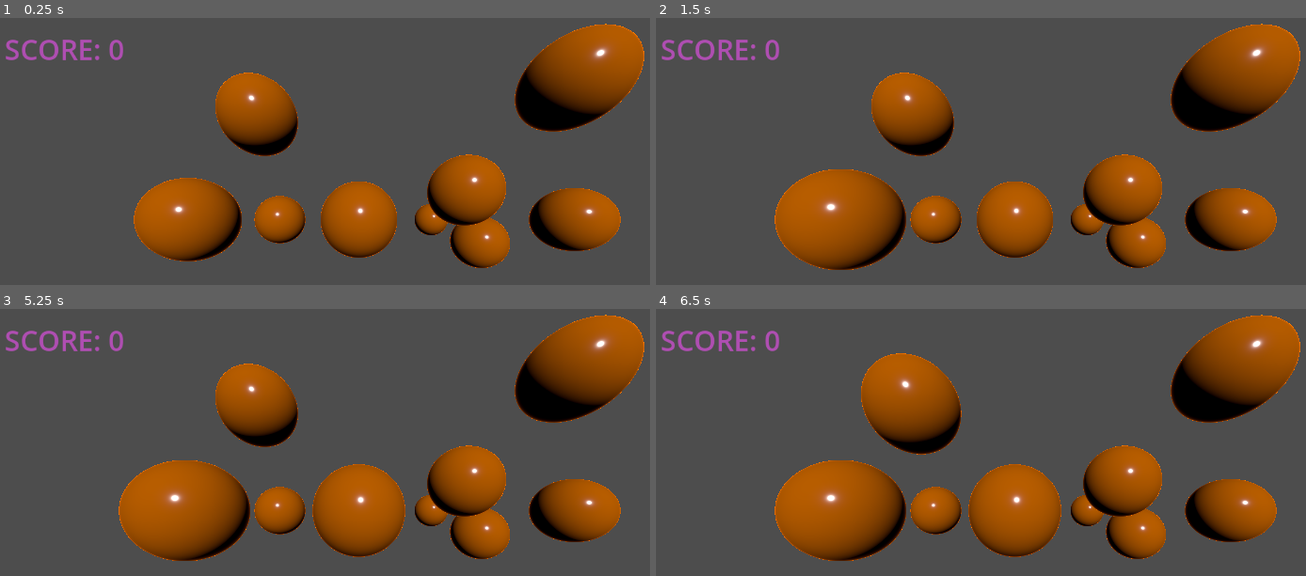
Above: before the commit, frames 1-4 (two rows, left to right).
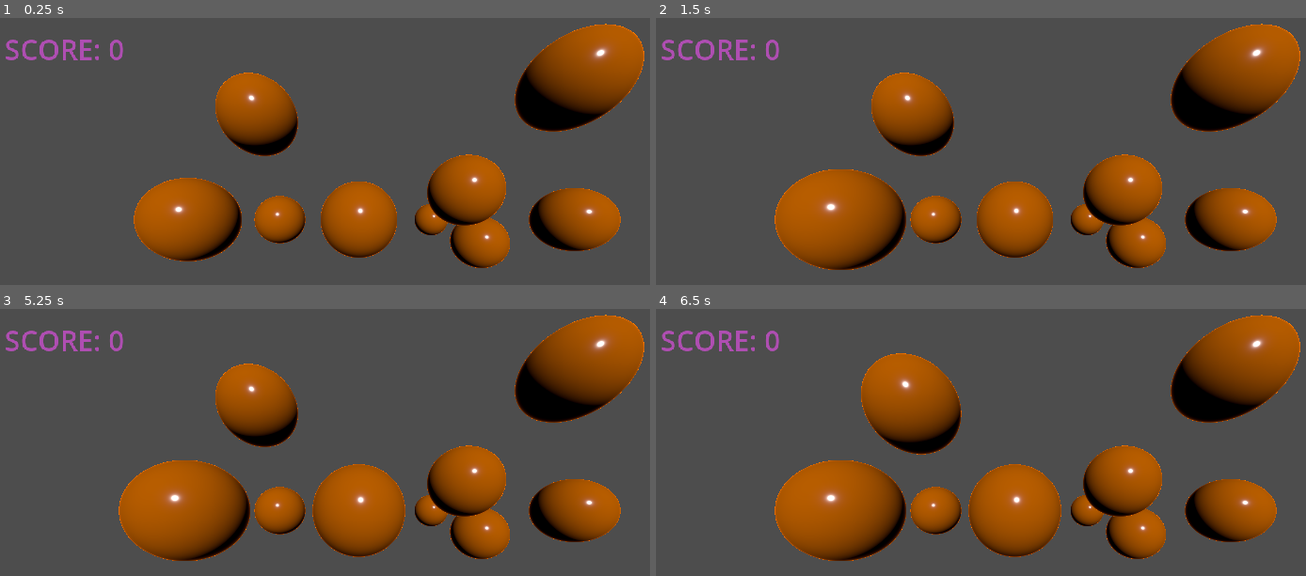
Above: after the commit, the same moments.

Repository: PaulMFleming/classic_games
Game: Godot game, scene res://Balloon Popper/main.tscn
The game is run twice, just before and just after one commit, with the same random seed, the same clock (stepped at 60 frames per second) and the same inputs. The project has no main scene, so this scene is started directly.
Inputs (mouse positions are in pixels of both pictures, inside the frame that each line leads up to):
- Up to frame 1 (0.25 s): no input
- Up to frame 2 (1.5 s): tap Enter at 0.5 s; move the mouse to (1182, 199) at 0.52 s; click (1182, 199) at 0.67 s; tap Space at 1.25 s; move the mouse to (864, 239) at 1.27 s; click (864, 239) at 1.42 s
- Up to frame 3 (5.25 s): tap Enter at 2, 3.5 s; move the mouse to (435, 418) at 2.02 s; click (435, 418) at 2.17 s; tap Space at 2.75, 4.25 s; move the mouse to (outside the picture) at 2.77 s; click (outside the picture) at 2.92 s; move the mouse to (585, 573) at 3.52 s; click (585, 573) at 3.67 s; move the mouse to (136, 447) at 4.27 s; click (136, 447) at 4.42 s; move the mouse to (396, 511) at 5.02 s; click (396, 511) at 5.17 s
- Up to frame 4 (6.5 s): move the mouse to (903, 405) at 5.77 s; click (903, 405) at 5.92 s

The runs differ from the first frame. In frame 1, less than 0.1% of the frame differs, in the area x 1-19%, y 8-16%; in frame 2, less than 0.1%; in frame 3, less than 0.1%; in frame 4, less than 0.1%.

Commit message:
Added Physics scene, sprite and Rigidbody2d node with gravity set to 0

Diff:
--- /dev/null
+++ b/godot/four_mini_projects/Physics/Physics.tscn
@@ -0,0 +1,20 @@
+[gd_scene load_steps=3 format=3 uid="uid://b7hxb4mug3qhf"]
+
+[ext_resource type="Texture2D" uid="uid://bmuyw5oogx1qd" path="res://Physics/PhysicsCharacter.png" id="1_36nav"]
+
+[sub_resource type="RectangleShape2D" id="RectangleShape2D_kk00w"]
+size = Vector2(18, 18)
+
+[node name="Main" type="Node2D"]
+
+[node name="Player" type="RigidBody2D" parent="."]
+gravity_scale = 0.0
+
+[node name="Sprite" type="Sprite2D" parent="Player"]
+texture = ExtResource("1_36nav")
+
+[node name="CollisionShape2D" type="CollisionShape2D" parent="Player"]
+shape = SubResource("RectangleShape2D_kk00w")
+
+[node name="Camera2D" type="Camera2D" parent="."]
+zoom = Vector2(4, 4)
--- a/godot/four_mini_projects/project.godot
+++ b/godot/four_mini_projects/project.godot
@@ -13,3 +13,7 @@
 config/name="Four Mini Projects"
 config/features=PackedStringArray("4.3", "Forward Plus")
 config/icon="res://icon.svg"
+
+[rendering]
+
+textures/canvas_textures/default_texture_filter=0
Binary file added: godot/four_mini_projects/Physics/Crate.png
Not shown, added: godot/four_mini_projects/Physics/Crate.png.import
Binary file added: godot/four_mini_projects/Physics/PhysicsCharacter.png
Not shown, added: godot/four_mini_projects/Physics/PhysicsCharacter.png.import
Not shown, changed: godot/four_mini_projects/README.md
